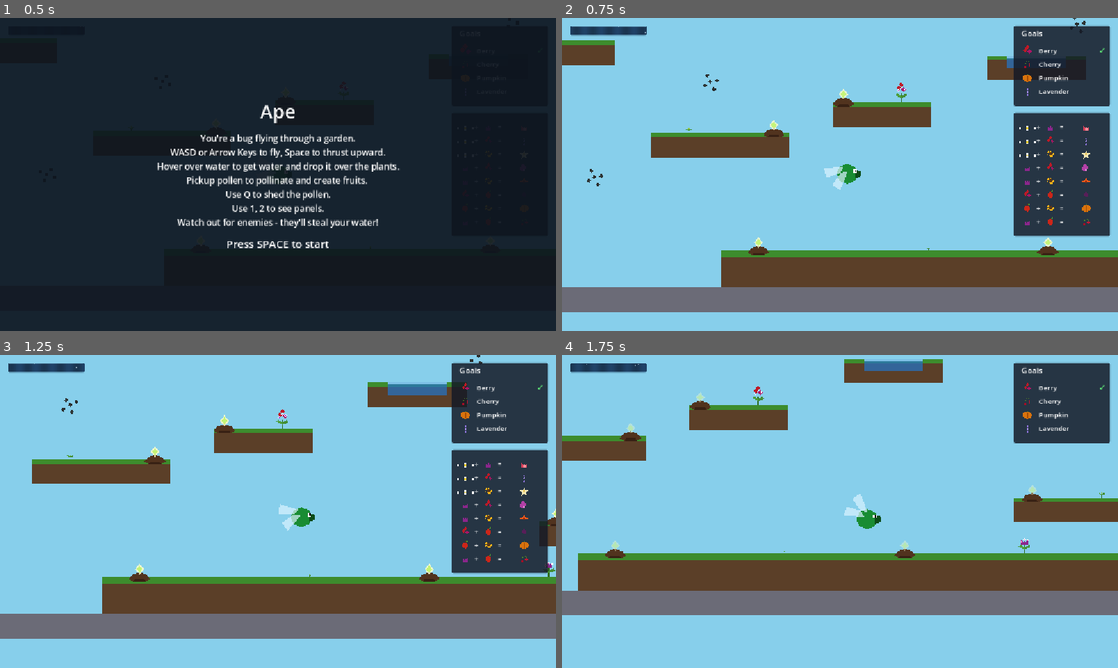
Above: before the commit, frames 1-4 (two rows, left to right).
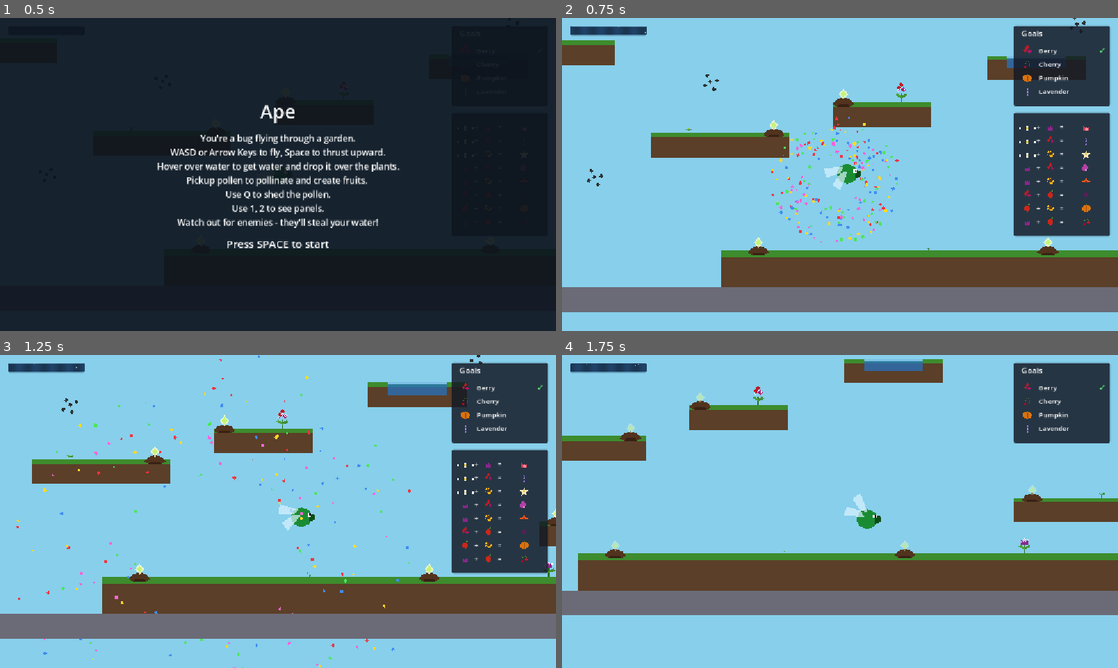
Above: after the commit, the same moments.

Repository: AntonioDrusin/ape
Game: Godot game, scene res://scenes/main.tscn
Two runs of this game, one before a commit and one after it. Both use one fixed random seed, a clock stepped at 60 frames per second and the inputs below.
Inputs:
- Up to frame 1 (0.5 s): no input
- Up to frame 2 (0.75 s): tap Space at 0.5 s; hold D (move_right) from 0.53 s (still down); tap Q (shed_pollen) at 0.6 s
- Up to frame 3 (1.25 s): keep holding D (move_right); tap Enter (ui_accept) at 0.77, 1.07 s
- Up to frame 4 (1.75 s): keep holding D (move_right); tap 1 (toggle_combo_chart) at 1.35 s; tap Enter (ui_accept) at 1.52 s

Frame 1 is identical in both runs. In frame 2, 0.6% of the frame differs, in the area x 37-61%, y 31-72%; in frame 3, 0.5%; in frame 4, nothing differs.

Commit message:
Confetti

Diff:
--- a/ape/godot/scenes/player.tscn
+++ b/ape/godot/scenes/player.tscn
@@ -6,6 +6,7 @@
 [ext_resource type="AudioStream" path="res://assets/audio/pollinate_success.wav" id="4"]
 [ext_resource type="AudioStream" path="res://assets/audio/pollen_puff.wav" id="5"]
 [ext_resource type="AudioStream" path="res://assets/audio/seed_pickup.wav" id="6"]
+[ext_resource type="AudioStream" path="res://assets/audio/goal_checked.wav" id="7"]
 
 [sub_resource type="CircleShape2D" id="CircleShape2D_1"]
 radius = 14.0
@@ -123,6 +124,96 @@
 [node name="SeedPickupSound" type="AudioStreamPlayer2D" parent="Visual"]
 stream = ExtResource("6")
 
+[node name="GoalCheckedSound" type="AudioStreamPlayer2D" parent="Visual"]
+stream = ExtResource("7")
+
+[node name="GoalConfetti" type="Node2D" parent="Visual"]
+
+[node name="ConfettiRed" type="CPUParticles2D" parent="Visual/GoalConfetti"]
+emitting = false
+amount = 40
+lifetime = 1.1
+one_shot = true
+explosiveness = 1.0
+direction = Vector2(0, -1)
+spread = 180.0
+gravity = Vector2(0, 260)
+initial_velocity_min = 140.0
+initial_velocity_max = 360.0
+angular_velocity_min = -540.0
+angular_velocity_max = 540.0
+scale_amount_min = 2.0
+scale_amount_max = 4.0
+color = Color(0.95, 0.2, 0.25, 1)
+
+[node name="ConfettiYellow" type="CPUParticles2D" parent="Visual/GoalConfetti"]
+emitting = false
+amount = 40
+lifetime = 1.1
+one_shot = true
+explosiveness = 1.0
+direction = Vector2(0, -1)
+spread = 180.0
+gravity = Vector2(0, 260)
+initial_velocity_min = 140.0
+initial_velocity_max = 360.0
+angular_velocity_min = -540.0
+angular_velocity_max = 540.0
+scale_amount_min = 2.0
+scale_amount_max = 4.0
+color = Color(1.0, 0.85, 0.15, 1)
+
+[node name="ConfettiGreen" type="CPUParticles2D" parent="Visual/GoalConfetti"]
+emitting = false
+amount = 40
+lifetime = 1.1
+one_shot = true
+explosiveness = 1.0
+direction = Vector2(0, -1)
+spread = 180.0
+gravity = Vector2(0, 260)
+initial_velocity_min = 140.0
+initial_velocity_max = 360.0
+angular_velocity_min = -540.0
+angular_velocity_max = 540.0
+scale_amount_min = 2.0
+scale_amount_max = 4.0
+color = Color(0.3, 0.9, 0.35, 1)
+
+[node name="ConfettiBlue" type="CPUParticles2D" parent="Visual/GoalConfetti"]
+emitting = false
+amount = 40
+lifetime = 1.1
+one_shot = true
+explosiveness = 1.0
+direction = Vector2(0, -1)
+spread = 180.0
+gravity = Vector2(0, 260)
+initial_velocity_min = 140.0
+initial_velocity_max = 360.0
+angular_velocity_min = -540.0
+angular_velocity_max = 540.0
+scale_amount_min = 2.0
+scale_amount_max = 4.0
+color = Color(0.25, 0.55, 0.95, 1)
+
+[node name="ConfettiPink" type="CPUParticles2D" parent="Visual/GoalConfetti"]
+emitting = false
+amount = 40
+lifetime = 1.1
+one_shot = true
+explosiveness = 1.0
+direction = Vector2(0, -1)
+spread = 180.0
+gravity = Vector2(0, 260)
+initial_velocity_min = 140.0
+initial_velocity_max = 360.0
+angular_velocity_min = -540.0
+angular_velocity_max = 540.0
+scale_amount_min = 2.0
+scale_amount_max = 4.0
+color = Color(0.95, 0.4, 0.85, 1)
+
 [node name="Wings" type="Node2D" parent="Visual"]
 position = Vector2(-2, -6)
 script = ExtResource("2")
--- a/ape/godot/scripts/main.gd
+++ b/ape/godot/scripts/main.gd
@@ -28,6 +28,7 @@
 var goal_progress: Dictionary[PlantData.PlantType, bool] = {}
 
 @onready var intro_screen: CanvasLayer = $IntroScreen
+@onready var player: CharacterBody2D = $Player
 
 
 func _ready() -> void:
@@ -102,6 +103,7 @@
 		return
 	goal_progress[bloom_type] = true
 	goal_checked.emit(bloom_type)
+	player.celebrate_goal()
 	for done: bool in goal_progress.values():
 		if not done:
 			return
--- a/ape/godot/scripts/player.gd
+++ b/ape/godot/scripts/player.gd
@@ -25,6 +25,8 @@
 @onready var seed_carry: Polygon2D = $Visual/SeedCarry
 @onready var seed_pickup_sound: AudioStreamPlayer2D = $Visual/SeedPickupSound
 @onready var seed_pickup_puff: CPUParticles2D = $Visual/SeedCarry/SeedPickupPuff
+@onready var goal_checked_sound: AudioStreamPlayer2D = $Visual/GoalCheckedSound
+@onready var goal_confetti: Node2D = $Visual/GoalConfetti
 
 const FACING_TURN_SPEED := 12.0
 const INPUT_DEADZONE := 0.1
@@ -196,6 +198,17 @@
 	seed_changed.emit(has_seed, seed_type)
 
 
+## Fired by Main when a goal plant reaches full bloom (Step 6): a big multi-
+## colored confetti burst from the bee plus a chime, distinct from the
+## smaller single-color puffs used for pollen/seed feedback elsewhere.
+func celebrate_goal() -> void:
+	for particles: CPUParticles2D in goal_confetti.get_children():
+		particles.restart()
+		particles.emitting = true
+	goal_checked_sound.pitch_scale = randf_range(0.95, 1.05)
+	goal_checked_sound.play()
+
+
 func steal_water(amount: float) -> void:
 	water_level = maxf(water_level - amount, 0.0)
 	water_level_changed.emit(water_level)
Not shown, added: ape/godot/assets/audio/goal_checked.wav.import
Not shown: 1 places in ape/godot/scenes/player.tscn that only renumber resources
Not shown, changed: ape/godot/CREDITS.md
Not shown, changed: ape/godot/REQUIREMENTS.md
Not shown, added: ape/godot/assets/audio/goal_checked.wav
Not shown, changed: ape/godot/scenes/main.md
Not shown, changed: ape/godot/scenes/player.md
